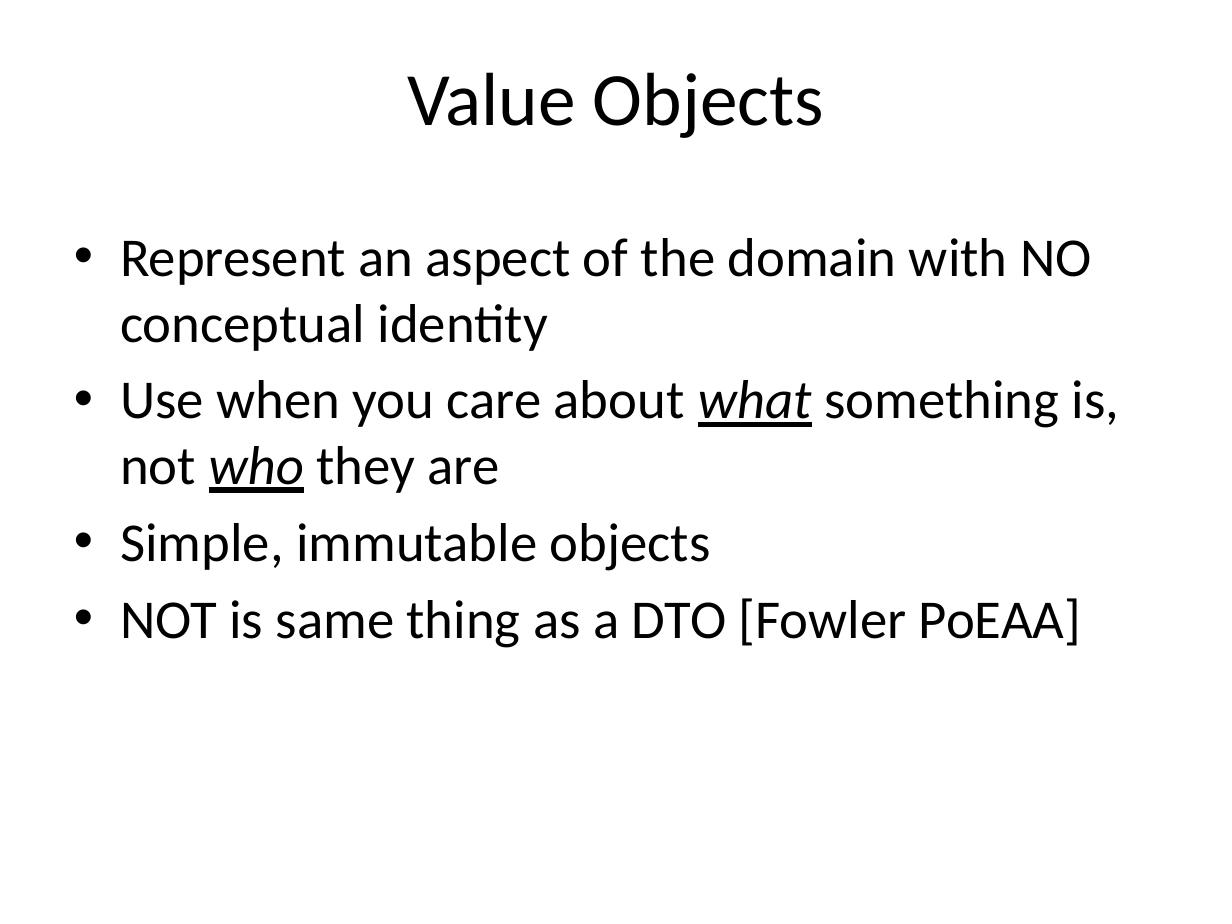
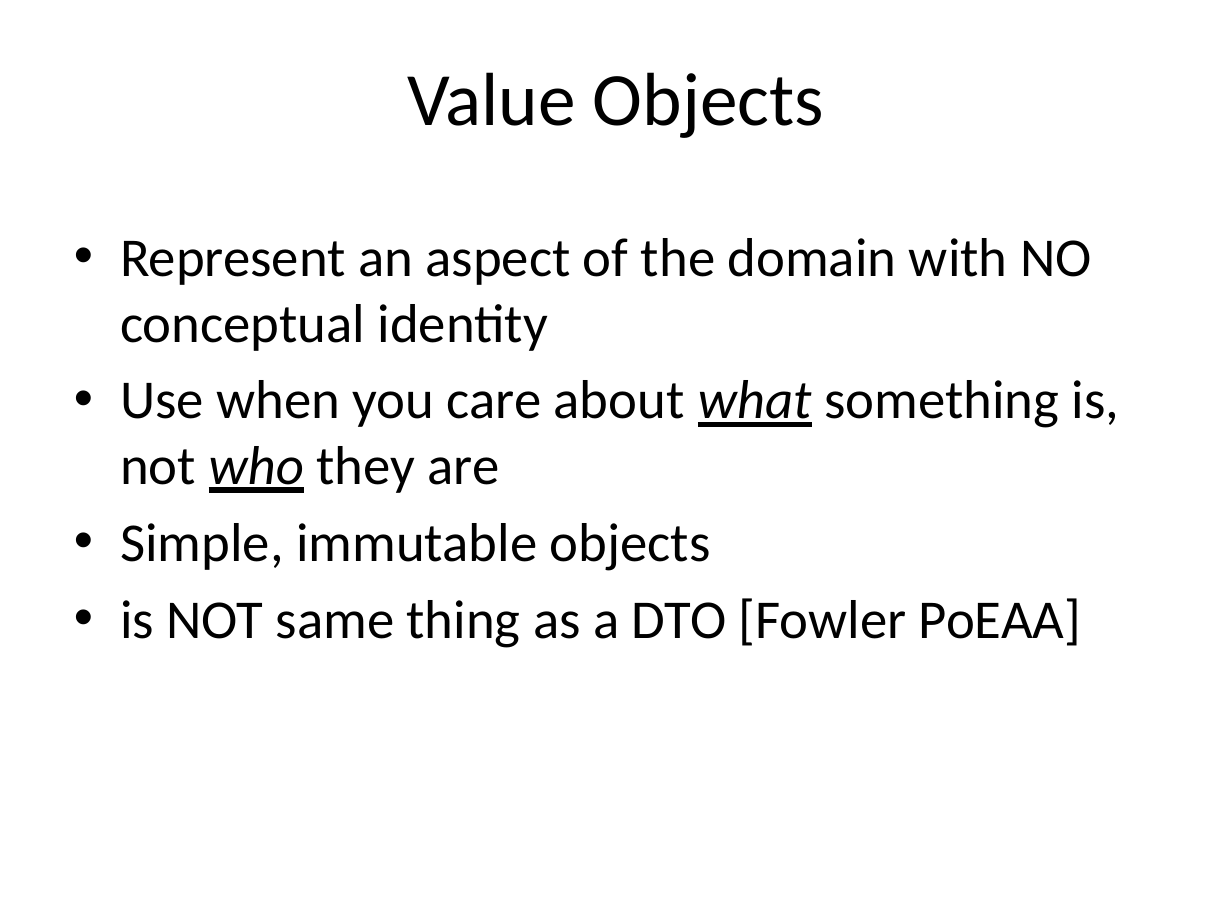
Before and after one commit to arturtv/dddpresentation, a slide deck: slide 25 of Domain-DrivenDesign.A.Trosin.pptx. Drawn at 1232x924 pixels with LibreOffice and Linux fonts; fonts in the diff are those of the drawing. Boxes give left, top, right and bottom in pixels: in the first picture for what was removed or moved away, otherwise in the second. Text is boxed around its words. In the diff, an @@ line names an element or a change of style, - is before the commit and + after.

```diff
--- a/Domain-DrivenDesign.A.Trosin.pptx
+++ b/Domain-DrivenDesign.A.Trosin.pptx
@@ text at <box>120,598,1081,648</box>: text changed @@
-• NOT is same thing as a DTO [Fowler PoEAA]
+• is NOT same thing as a DTO [Fowler PoEAA]
```
